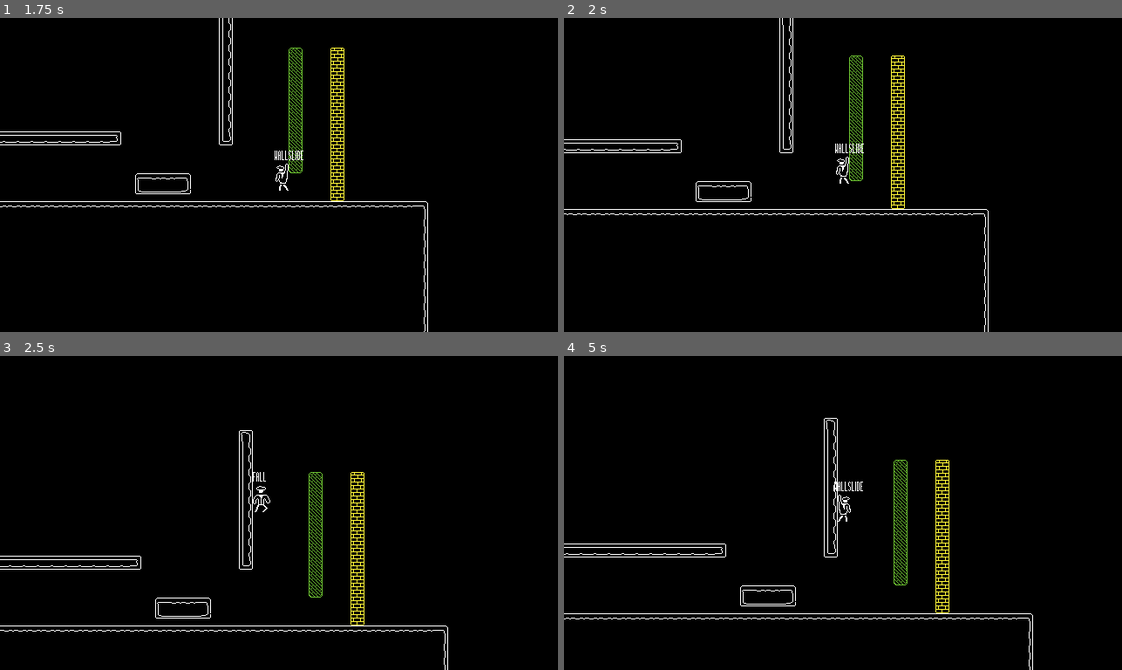
Above: before the commit, frames 1-4 (two rows, left to right).
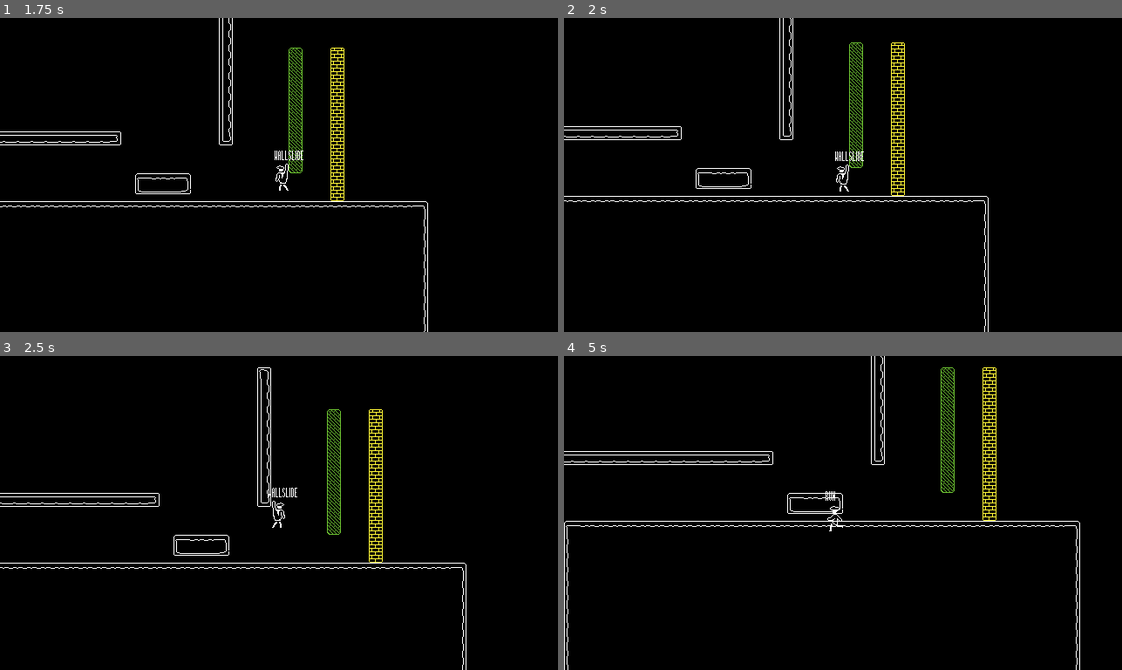
Above: after the commit, the same moments.

Repository: chichP-Januwari/second-sets
Game: Godot game, scene res://scenes/levels/test_level.tscn
Two runs of this game, one before a commit and one after it. Both use one fixed random seed, a clock stepped at 60 frames per second and the inputs below.
Inputs:
- Up to frame 1 (1.75 s): tap Enter at 0.5 s; hold Space (jump) 0.53-1.28 s; hold D (right) from 0.53 s (still down); tap K (slide) at 0.6, 1.55 s; tap Space (jump) at 1.35, 1.52 s
- Up to frame 2 (2 s): keep holding D (right); tap Space (jump) at 1.82 s
- Up to frame 3 (2.5 s): release D (right) at 2.03 s; hold A (left) from 2.03 s (still down); hold Space (jump) from 2.03 s (still down); tap K (slide) at 2.1 s
- Up to frame 4 (5 s): release A (left) at 2.78 s; release Space (jump) at 2.78 s; hold D (right) 2.78-4.28 s; tap K (slide) at 2.85, 4.35 s; tap Space (jump) at 3.02, 3.32, 4.52, 4.82 s; hold Space (jump) 3.53-4.28 s; hold A (left) from 4.28 s (still down)

Frame 1 is identical in both runs. In frame 2, 2.8% of the frame differs, in the area x 0-77%, y 0-99%; in frame 3, 4.4%; in frame 4, 4.7%, in the area x 0-93%, y 0-100%.

Commit message:
walljump shenanigans
what the fuckkkkkk/////

Diff:
--- a/scenes/sinatra.tscn
+++ b/scenes/sinatra.tscn
@@ -161,14 +161,6 @@
 animation = &"sinatra_walljump"
 autoplay = "sinatra_idle"
 
-[node name="LeftWallRay" type="RayCast2D" parent="." unique_id=2114182885]
-position = Vector2(0, -10)
-target_position = Vector2(-25, 0)
-
-[node name="RightWallRay" type="RayCast2D" parent="." unique_id=1376696689]
-position = Vector2(0, -10)
-target_position = Vector2(25, 0)
-
 [node name="CoyoteTimer" type="Timer" parent="." unique_id=1057881902]
 process_callback = 0
 wait_time = 0.1
@@ -189,9 +181,9 @@
 wait_time = 0.5
 one_shot = true
 
-[node name="WalljumpTimer" type="Timer" parent="." unique_id=679979896]
-process_callback = 0
-wait_time = 0.75
+[node name="WallJumpTimer" type="Timer" parent="." unique_id=679979896]
+process_callback = 0
+wait_time = 0.1
 one_shot = true
 
 [node name="State" type="Label" parent="." unique_id=529931096]
--- a/scripts/sinatra_controller.gd
+++ b/scripts/sinatra_controller.gd
@@ -12,9 +12,9 @@
 
 var walk_velocity := 220.0
 var jump_velocity := -200.0
-var walljump_velocity := -300.0
+var walljump_velocity := -250.0
 
-var roll_speed := 300.0
+var roll_speed := 300.0 # Also used for walljump
 var gravity = ProjectSettings.get_setting("physics/2d/default_gravity")
 
 var active_state := STATE.IDLE
@@ -22,9 +22,9 @@
 
 func _physics_process(delta: float) -> void:
 	var direction : float
-	if !active_state == STATE.SLIDE:
+	if active_state != STATE.SLIDE or STATE.WALLSLIDE:
 		direction = Input.get_axis("left", "right")
-	# For animations and sliding
+	# For sprite flipping
 	if direction == 1:
 		facing_direction = 0 # Right
 	elif direction == -1:
@@ -68,7 +68,7 @@
 			velocity.x = direction * walk_velocity
 			velocity.y = jump_velocity
 
-			if Input.is_action_just_released("jump") or !Input.is_action_pressed("jump") or $MaxJumpTime.is_stopped() or is_on_ceiling_only(): # To FALL
+			if !Input.is_action_pressed("jump") or $MaxJumpTime.is_stopped() or is_on_ceiling_only(): # To FALL
 				switch_state(STATE.FALL)
 
 		STATE.FALL:
@@ -89,10 +89,11 @@
 				switch_state(STATE.WALLSLIDE)
 
 		STATE.SLIDE: # Travels 10~ tiles
+			velocity.x = roll_speed * direction
 			if facing_direction == 0: # Right
-				velocity.x = roll_speed * 1
+				direction = 1
 			elif facing_direction == 1: # Left
-				velocity.x = roll_speed * -1
+				direction = -1
 
 			if $SlideMinimum.is_stopped() or !is_on_floor() or is_on_wall(): # To IDLE
 				switch_state(STATE.IDLE)
@@ -102,7 +103,6 @@
 			velocity.y = 40
 
 			if !is_on_wall_only(): # To FALL
-				$CoyoteTimer.start()
 				switch_state(STATE.FALL)
 
 			if is_on_floor(): # To IDLE
@@ -112,16 +112,15 @@
 				switch_state(STATE.WALLJUMP)
 
 		STATE.WALLJUMP:
-			var walljump_direction := 0.0
-			velocity.x = walljump_direction * walk_velocity
+			direction = get_wall_normal().x
+			velocity.x = roll_speed * direction
 			velocity.y = walljump_velocity
-			if $LeftWallRay.is_colliding():
-				walljump_direction = 1
-			elif $RightWallRay.is_colliding():
-				walljump_direction = -1
 
-			if Input.is_action_just_released("jump") or !Input.is_action_pressed("jump") or $MaxJumpTime.is_stopped() or is_on_ceiling_only(): # To FALL
+			if !Input.is_action_pressed("jump") or $WallJumpTimer.is_stopped() or is_on_ceiling_only(): # To FALL
 				switch_state(STATE.FALL)
+
+			if is_on_wall():
+				switch_state(STATE.WALLSLIDE)
 
 	$State.text = STATE.keys()[active_state]
 	move_and_slide()
@@ -146,6 +145,7 @@
 
 		STATE.FALL:
 			$MaxJumpTime.stop()
+			$WallJumpTimer.stop()
 			$AnimatedSprite2D.play("sinatra_fall")
 
 		STATE.SLIDE:
@@ -158,5 +158,5 @@
 			$AnimatedSprite2D.play("sinatra_wallslide")
 
 		STATE.WALLJUMP:
-			$MaxJumpTime.start()
+			$WallJumpTimer.start()
 			$AnimatedSprite2D.play("sinatra_walljump")
